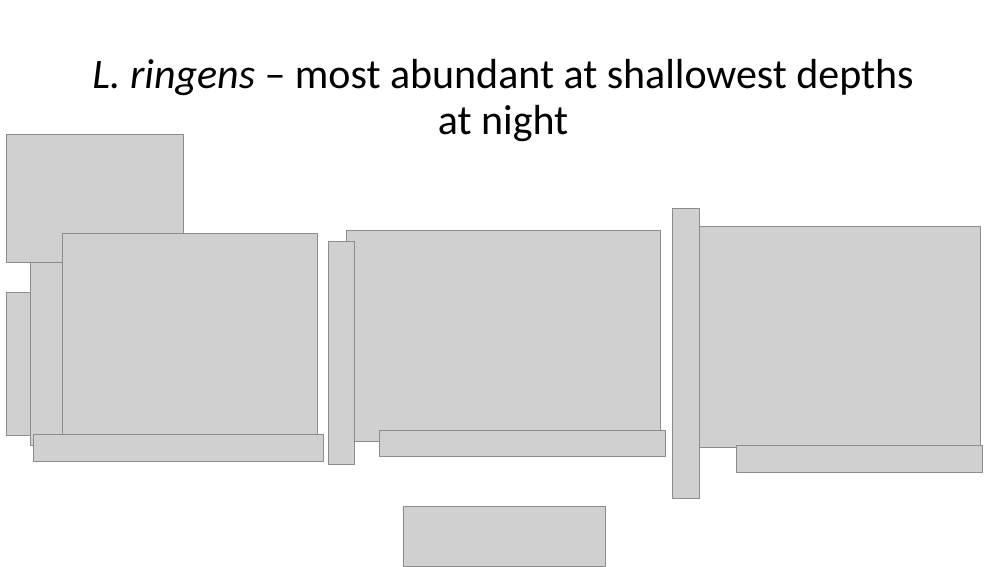
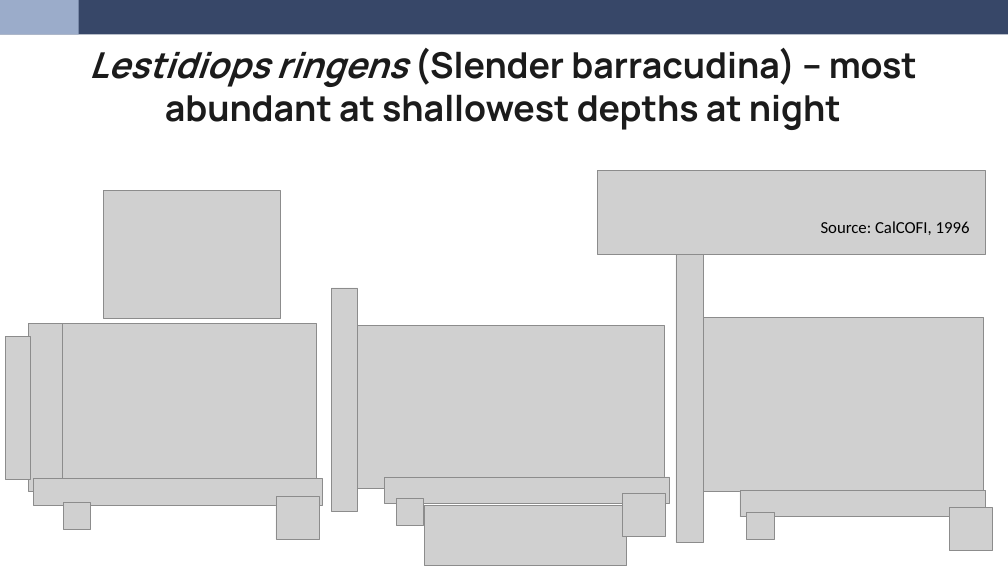
Before and after one commit to LukeABobay/larval-fish-community-analysis, a slide deck: slide 14 of PICES 2026 Presentation.pptx (slide 21 before the commit). Drawn at 1008x567 pixels with LibreOffice and Linux fonts; fonts in the diff are those of the drawing; grey boxes stand for pictures. Boxes give left, top, right and bottom in pixels: in the first picture for what was removed or moved away, otherwise in the second. Text is boxed around its words. In the diff, an @@ line names an element or a change of style, - is before the commit and + after.

Commit message:
Revise slides based on Su and Luke's feedback. Add background/template and images. Populate acknowledgements slide with text and logos

```diff
--- a/PICES 2026 Presentation.pptx
+++ b/PICES 2026 Presentation.pptx
@@ rectangle added at box(0, 0, 1008, 35), fill #374768 @@
@@ rectangle added at box(0, 0, 79, 35), fill #9BACCA @@
@@ title "Lestidiops ringens (Slender barracudina) – ..." at box(89, 48, 917, 130): vertical alignment middle to top @@
@@ title at box(89, 48, 917, 130): text changed; size 40 to 34 pt; font Calibri to Manrope; text colour #000000 to #1B1B1B; bold on @@
-L. ringens – most abundant at shallowest depths at night
+Lestidiops ringens (Slender barracudina) – most abundant at shallowest depths at night
@@ picture added at box(597, 170, 985, 254) @@
@@ picture: place and size @@
-picture at box(6, 135, 183, 262)
+picture at box(104, 191, 281, 318)
@@ text added at box(821, 221, 970, 235), 16 pt, text #000000 @@
+Source: CalCOFI, 1996
@@ 3 pictures: place and size @@
-3 pictures at box(328, 208, 982, 498)
+3 pictures at box(331, 253, 986, 543)
@@ picture: place and size @@
-picture at box(30, 232, 70, 445)
+picture at box(28, 324, 67, 492)
@@ picture: place and size @@
-picture at box(63, 234, 317, 447)
+picture at box(62, 324, 316, 492)
@@ picture: place and size @@
-picture at box(380, 431, 665, 457)
+picture at box(351, 326, 665, 488)
@@ picture: place and size @@
-picture at box(698, 226, 981, 448)
+picture at box(702, 318, 985, 492)
@@ picture: place and size @@
-picture at box(6, 292, 30, 436)
+picture at box(5, 337, 29, 480)
@@ picture: place and size @@
-picture at box(34, 434, 323, 461)
+picture at box(33, 478, 322, 505)
@@ picture: place and size @@
-picture at box(346, 231, 660, 442)
+picture at box(384, 477, 669, 504)
@@ picture added at box(64, 502, 91, 529) @@
@@ picture added at box(276, 496, 319, 539) @@
@@ picture added at box(396, 498, 423, 526) @@
@@ picture: place and size @@
-picture at box(403, 507, 605, 566)
+picture at box(425, 506, 627, 566)
@@ picture added at box(622, 494, 665, 537) @@
@@ picture added at box(950, 507, 993, 551) @@
@@ picture added at box(747, 512, 774, 539) @@
```
Also in this commit, not shown: 15 other slides changed, 3 slides added, 10 slides removed.
